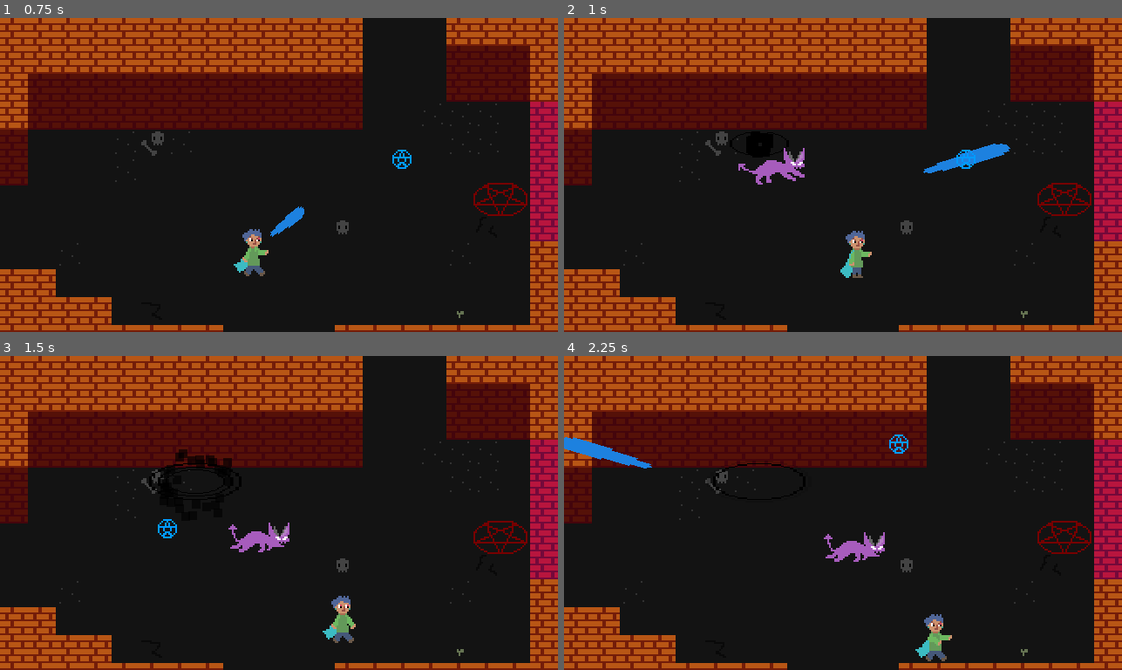
Above: before the commit, frames 1-4 (two rows, left to right).
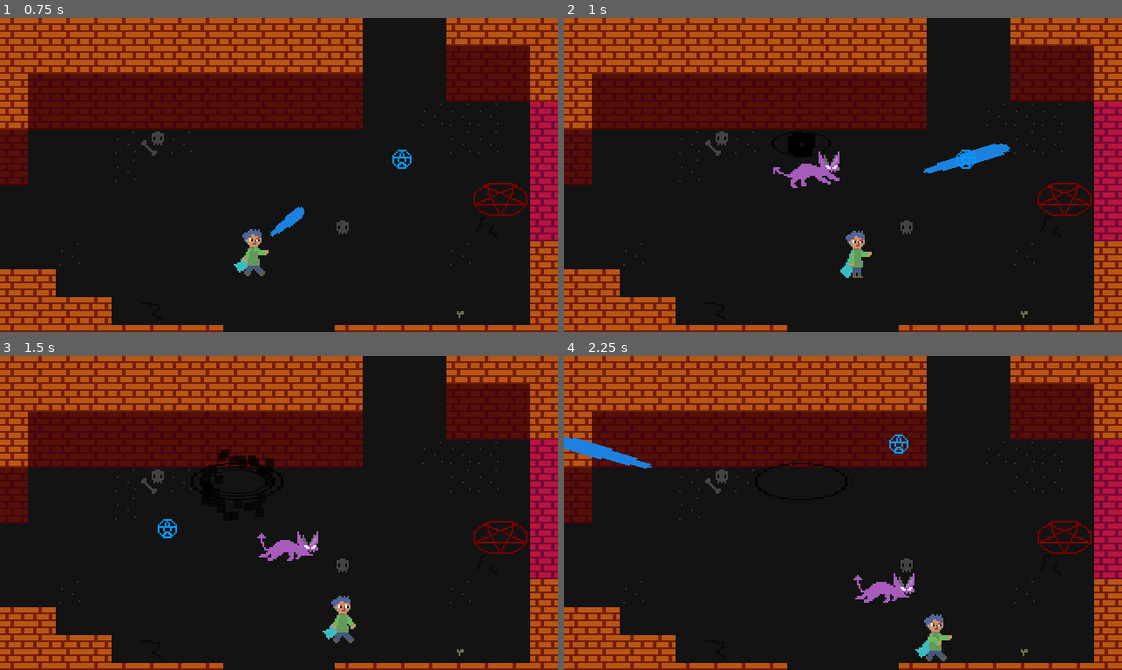
Above: after the commit, the same moments.

Repository: DuncanSparks/blue-and-red
Game: Godot game, scene res://Scenes/Dungeon/Dungeon_Entrance3.tscn
Two runs of this game, one before a commit and one after it. Both use one fixed random seed, a clock stepped at 60 frames per second and the inputs below. This scene is started directly instead of the project's main scene.
Inputs (mouse positions are in pixels of both pictures, inside the frame that each line leads up to):
- Up to frame 1 (0.75 s): tap Enter at 0.5 s; move the mouse to (401, 159) at 0.52 s; hold D (move_right) from 0.53 s (still down); click (401, 159) at 0.6 s
- Up to frame 2 (1 s): keep holding D (move_right); tap E (sys_interact) at 0.8 s
- Up to frame 3 (1.5 s): move the mouse to (167, 528) at 1.27 s; release D (move_right) at 1.28 s; hold S (move_down) from 1.28 s (still down); tap E (sys_interact) at 1.35 s
- Up to frame 4 (2.25 s): click (731, 528) at 1.55 s; move the mouse to (898, 443) at 2.02 s; release S (move_down) at 2.03 s; hold D (move_right) from 2.03 s (still down); tap Shift (action_shield) at 2.1 s

Frame 1 is identical in both runs. In frame 2, 0.9% of the frame differs, in the area x 31-50%, y 36-55%; in frame 3, 1.5%, in the area x 26-58%, y 29-66%; in frame 4, 1.1%.

Commit message:
More music stuff

Diff:
--- a/Prefabs/Globals/Controller.tscn
+++ b/Prefabs/Globals/Controller.tscn
@@ -92,11 +92,13 @@
 
 [node name="MusicHuman" type="AudioStreamPlayer" parent="."]
 stream = ExtResource( 8 )
-volume_db = -10.0
+volume_db = -14.0
 
 [node name="MusicDemon" type="AudioStreamPlayer" parent="."]
 stream = ExtResource( 7 )
-volume_db = -16.0
+volume_db = -14.0
+
+[node name="TweenMusic" type="Tween" parent="."]
 [connection signal="value_changed" from="UI/CanvasLayer/Clock" to="." method="_on_Clock_value_changed"]
 [connection signal="timeout" from="TimerTransform" to="." method="_on_TimerTransform_timeout"]
 [connection signal="timeout" from="TimerPostTransform" to="." method="_on_TimerPostTransform_timeout"]
--- a/Scenes/Dungeon/Dungeon_Curseroom.tscn
+++ b/Scenes/Dungeon/Dungeon_Curseroom.tscn
@@ -29,14 +29,14 @@
 "name": "idle",
 "speed": 5.0
 }, {
+"frames": [ ExtResource( 2 ) ],
+"loop": true,
+"name": "talk",
+"speed": 5.0
+}, {
 "frames": [ ExtResource( 11 ) ],
 "loop": true,
 "name": "cast",
-"speed": 5.0
-}, {
-"frames": [ ExtResource( 2 ) ],
-"loop": true,
-"name": "talk",
 "speed": 5.0
 }, {
 "frames": [ ExtResource( 10 ) ],
@@ -130,12 +130,15 @@
 tracks/0/imported = false
 tracks/0/enabled = true
 tracks/0/keys = {
-"times": PoolRealArray( 0, 5.5, 6, 6.5, 7, 15.9, 16 ),
-"transitions": PoolRealArray( 1, 1, 1, 1, 1, 1, 1 ),
+"times": PoolRealArray( 0, 0.5, 5.5, 6, 6.5, 7, 12, 15.9, 16 ),
+"transitions": PoolRealArray( 1, 1, 1, 1, 1, 1, 1, 1, 1 ),
 "values": [ {
 "args": [ PoolStringArray( "Obtained the red stone." ), false ],
 "method": "talk_dialogue"
 }, {
+"args": [ "MusicHuman", 2.5 ],
+"method": "talk_fadeout_music"
+}, {
 "args": [ PoolStringArray( "[shake]Foolish mortal!![/shake]", "[shake]What business do you have here\? Do you not know that I am the...[/shake]", "..." ) ],
 "method": "talk_dialogue"
 }, {
@@ -147,6 +150,9 @@
 }, {
 "args": [ PoolStringArray( "You know what\?", "I think I\'ll toy with you a bit first.", "How about you try fighting some demonic instincts for a while\?" ) ],
 "method": "talk_dialogue"
+}, {
+"args": [ "MusicDemon" ],
+"method": "talk_play_music"
 }, {
 "args": [ "cursed", 1 ],
 "method": "talk_set_flag"
@@ -553,6 +559,7 @@
 
 [node name="Tutorial" type="Sprite" parent="NPC"]
 visible = false
+self_modulate = Color( 0.635294, 0.635294, 0.635294, 1 )
 position = Vector2( -4, -28 )
 texture = ExtResource( 20 )
 centered = false
--- a/Scenes/Dungeon/Dungeon_Entrance1.tscn
+++ b/Scenes/Dungeon/Dungeon_Entrance1.tscn
@@ -245,6 +245,7 @@
 anims/Talk = SubResource( 10 )
 
 [node name="Tutorial" type="Sprite" parent="NPC"]
+self_modulate = Color( 0.635294, 0.635294, 0.635294, 1 )
 position = Vector2( -4, -29 )
 texture = ExtResource( 10 )
 centered = false
--- a/Scenes/Dungeon/Dungeon_Entrance3.tscn
+++ b/Scenes/Dungeon/Dungeon_Entrance3.tscn
@@ -79,7 +79,7 @@
 shape = SubResource( 2 )
 
 [node name="EnemySpawn" parent="." instance=ExtResource( 3 )]
-position = Vector2( 112, 72 )
+position = Vector2( 136, 72 )
 enemy_type = 1
 
 [node name="TimerSpawn" type="Timer" parent="."]
--- a/Scripts/Controller.gd
+++ b/Scripts/Controller.gd
@@ -106,6 +106,13 @@
 	flags[id] = value
 
 
+func fadeout_music(music: NodePath, time: float):
+	var mus := get_node(music) as AudioStreamPlayer
+	var tween := $TweenMusic as Tween
+	tween.interpolate_property(mus, "volume_db", mus.get_volume_db(), -60, time)
+	tween.start()
+
+
 func initialize_timer():
 	player_transformed = false
 	transform_meter.set_progress_texture(meter_texture_1)
--- a/Scripts/EnemyShadow.gd
+++ b/Scripts/EnemyShadow.gd
@@ -45,7 +45,7 @@
 	blast.set_collision_layer_bit(5, false)
 	blast.set_collision_mask_bit(5, false)
 	blast.set_collision_layer_bit(15, true)
-	blast.set_collision_mask_bit(15, true)
+	#blast.set_collision_mask_bit(15, true)
 	get_node("..").add_child(blast)
 
 	$TimerTeleport.start()
--- a/Scripts/NPC.gd
+++ b/Scripts/NPC.gd
@@ -49,6 +49,14 @@
 	Controller.set_flag(flag, value)
 
 
+func talk_fadeout_music(music: String, time: float):
+	Controller.fadeout_music(music, time)
+
+
+func talk_play_music(music: String):
+	Controller.get_node(music).play()
+
+
 func talk_initialize_timer():
 	Controller.initialize_timer()
 
--- a/Scripts/Scenes/Gameover.gd
+++ b/Scripts/Scenes/Gameover.gd
@@ -3,6 +3,8 @@
 
 func _ready():
 	Controller.can_pause = false
+	Controller.get_node("MusicHuman").stop()
+	Controller.get_node("MusicDemon").stop()
 	var player := get_node("Player") as KinematicBody2D
 	player.stunned = true
 	player.get_node("Healthbar").hide()
Not shown: 1 places in Scenes/Dungeon/Dungeon_Entrance3.tscn that only renumber resources
